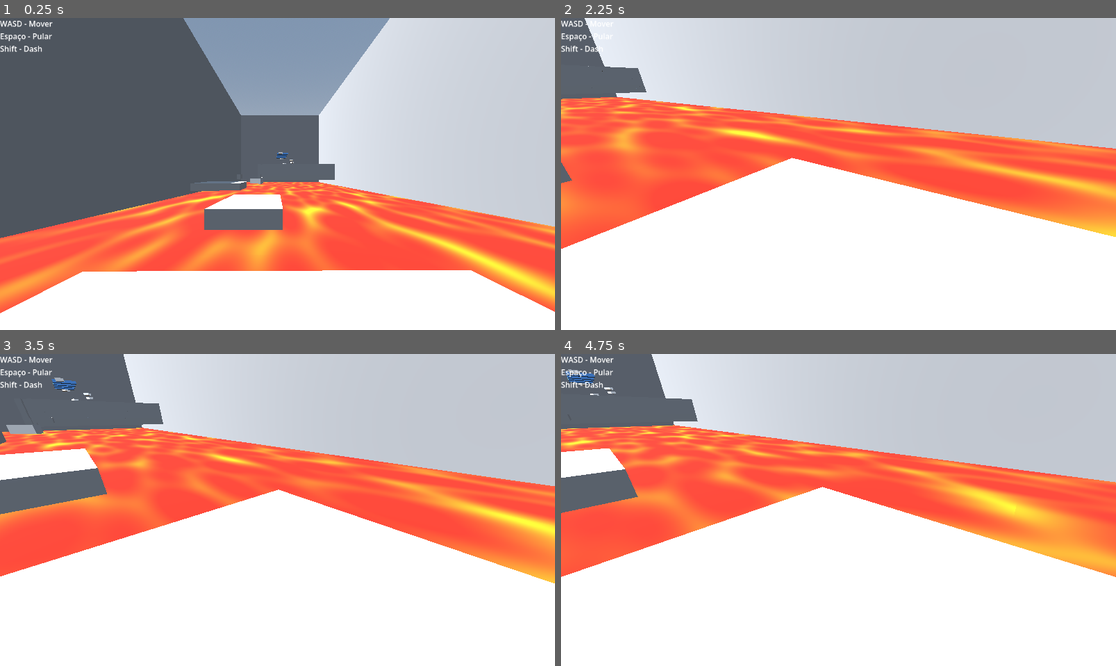
Above: before the commit, frames 1-4 (two rows, left to right).
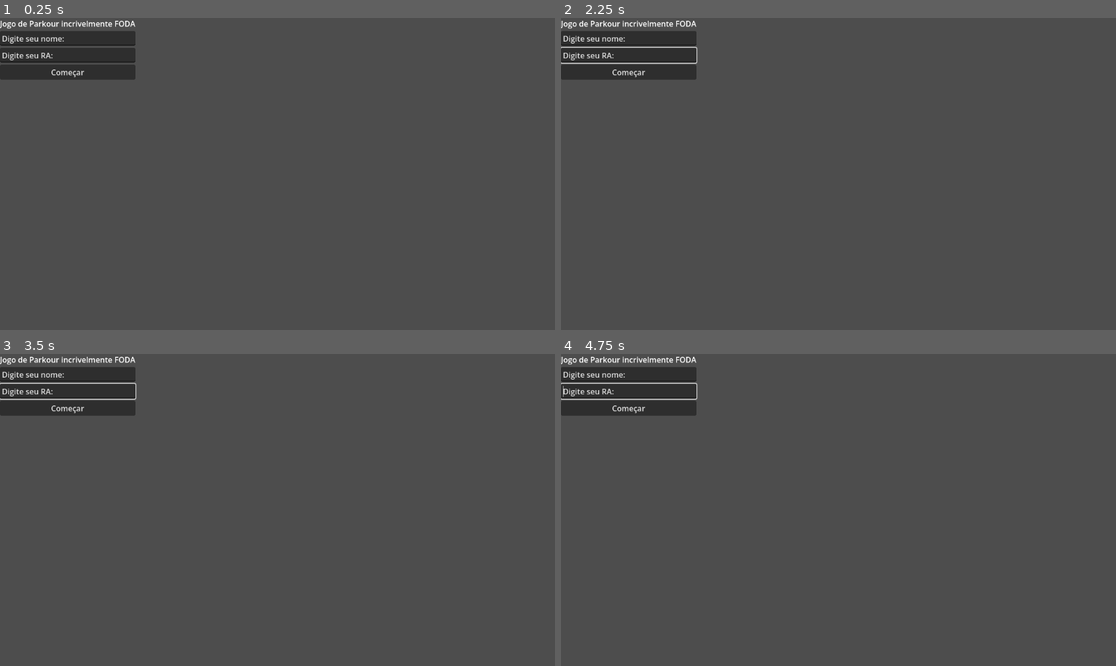
Above: after the commit, the same moments.

Repository: Hugouououo/UniGames
Game: Godot game, scene res://menu.tscn
The game is run twice, just before and just after one commit, with the same random seed, the same clock (stepped at 60 frames per second) and the same inputs. Before the commit the project starts from res://principal.tscn.
Inputs (mouse positions are in pixels of both pictures, inside the frame that each line leads up to):
- Up to frame 1 (0.25 s): no input
- Up to frame 2 (2.25 s): click (627, 71) at 0.5 s, where only the run after the commit has a clickable "Começar"; click (627, 71) at 1.25 s, where only the run after the commit has a clickable "Começar"; tap Enter (ui_accept) at 2 s; move the mouse to (866, 174) at 2.02 s; hold Up (ui_up) from 2.03 s (still down); tap Shift (dash) at 2.1 s; click (866, 174) at 2.17 s
- Up to frame 3 (3.5 s): keep holding Up (ui_up); tap Enter (ui_accept) at 2.27, 3.02 s; move the mouse to (249, 510) at 2.77 s; tap Shift (dash) at 2.85 s
- Up to frame 4 (4.75 s): keep holding Up (ui_up); move the mouse to (849, 503) at 3.52 s; tap Shift (dash) at 3.6, 4.35 s; move the mouse to (832, 516) at 4.27 s; click (832, 516) at 4.42 s; tap Enter (ui_accept) at 4.52 s

The runs differ from the first frame. In frame 1, 79% of the frame differs, in the area x 0-100%, y 0-100%; in frame 2, 100%; in frame 3, 100%; in frame 4, 100%.
Error after the commit: Parse Error: Cannot use shorthand "get_node()" notation ("$") on a class that isn't a node. (res://button_comecar.gd:2)

Commit message:
Timer e Menu
Fiz o Timer e um menu para iniciar o jogo só falta colocar para iniciar o jogo que irei fazer depois

Diff:
--- /dev/null
+++ b/Global.gd
@@ -0,0 +1,4 @@
+extends Node
+
+var nome = ""
+var ra = ""
--- /dev/null
+++ b/button_comecar.gd
@@ -0,0 +1,9 @@
+func _on_button_pressed():
+	var nome = $VBoxContainer/LineNome.text
+	var ra = $VBoxContainer/LineRA.text
+
+	if nome == "" or ra == "":
+		print("Preencha tudo!")
+		return
+
+	get_tree().change_scene_to_file("res://Principal.tscn")
--- /dev/null
+++ b/interface_controles.gd
@@ -0,0 +1,26 @@
+extends Control
+
+var tempo := 0.0
+var iniciado := false
+
+@onready var label_tempo = $LabelCenter
+
+func _process(delta):
+	if iniciado:
+		tempo += delta
+		label_tempo.text = formatar_tempo(tempo)
+
+func _input(event):
+	if not iniciado and event is InputEventKey and event.pressed:
+		iniciado = true
+
+func resetar():
+	tempo = 0.0
+	iniciado = false
+	label_tempo.text = "00:00:00"
+
+func formatar_tempo(t):
+	var minutos = int(t / 60)
+	var segundos = int(t) % 60
+	var ms = int((t - int(t)) * 100)
+	return "%02d:%02d:%02d" % [minutos, segundos, ms]
--- a/interface_controles.tscn
+++ b/interface_controles.tscn
@@ -1,4 +1,6 @@
 [gd_scene format=3 uid="uid://dgmbmn8hqu8wp"]
+
+[ext_resource type="Script" uid="uid://na3sftb27hqq" path="res://interface_controles.gd" id="1_qow4i"]
 
 [node name="InterfaceControles" type="Control" unique_id=263033336]
 layout_mode = 3
@@ -7,6 +9,7 @@
 anchor_bottom = 1.0
 grow_horizontal = 2
 grow_vertical = 2
+script = ExtResource("1_qow4i")
 
 [node name="LabelEsquerda" type="Label" parent="." unique_id=1388518975]
 layout_mode = 1
@@ -17,3 +20,16 @@
 Espaço - Pular
 Shift - Dash"
 metadata/_edit_use_anchors_ = true
+
+[node name="LabelCenter" type="Label" parent="." unique_id=228983018]
+layout_mode = 1
+anchors_preset = 5
+anchor_left = 0.5
+anchor_right = 0.5
+offset_left = -26.5
+offset_right = 26.5
+offset_bottom = 23.0
+grow_horizontal = 2
+text = "00:00:00"
+horizontal_alignment = 1
+vertical_alignment = 1
--- /dev/null
+++ b/menu.gd
@@ -0,0 +1,23 @@
+extends Control
+
+@onready var input_nome = $VBoxContainer/LineEdit
+@onready var input_ra = $VBoxContainer/LineEdit2
+@onready var botao = $VBoxContainer/Button
+
+func _ready():
+	botao.pressed.connect(_on_botao_pressed)
+
+func _on_botao_pressed():
+	var nome = input_nome.text
+	var ra = input_ra.text
+
+	if nome == "" or ra == "":
+		print("Preencha todos os campos!")
+		return
+
+	# Salvar dados (global)
+	Global.nome = nome
+	Global.ra = ra
+
+	# Trocar de cena
+	get_tree().change_scene_to_file("res://principal.tscn")
--- /dev/null
+++ b/menu.tscn
@@ -0,0 +1,32 @@
+[gd_scene format=3 uid="uid://deag23mkx0s6o"]
+
+[ext_resource type="Script" uid="uid://quywqtb8f35c" path="res://button_comecar.gd" id="1_lti8b"]
+
+[node name="Menu" type="Control" unique_id=183981303]
+layout_mode = 3
+anchors_preset = 0
+offset_right = 40.0
+offset_bottom = 40.0
+
+[node name="VBoxContainer" type="VBoxContainer" parent="." unique_id=1669772939]
+layout_mode = 0
+offset_right = 40.0
+offset_bottom = 40.0
+alignment = 1
+
+[node name="LabelTitulo" type="Label" parent="VBoxContainer" unique_id=903782371]
+layout_mode = 2
+text = "Jogo de Parkour incrivelmente FODA"
+
+[node name="LineNome" type="LineEdit" parent="VBoxContainer" unique_id=2057955113]
+layout_mode = 2
+text = "Digite seu nome:"
+
+[node name="LineRA" type="LineEdit" parent="VBoxContainer" unique_id=770813102]
+layout_mode = 2
+text = "Digite seu RA:"
+
+[node name="ButtonComecar" type="Button" parent="VBoxContainer" unique_id=1812248784]
+layout_mode = 2
+text = "Começar"
+script = ExtResource("1_lti8b")
--- a/principal.tscn
+++ b/principal.tscn
@@ -149,7 +149,9 @@
 use_collision = true
 mesh = SubResource("BoxMesh_7cuts")
 
-[node name="InterfaceControles" parent="." unique_id=263033336 instance=ExtResource("2_m7tbw")]
+[node name="CanvasLayer2" type="CanvasLayer" parent="." unique_id=1361863849]
+
+[node name="InterfaceControles" parent="CanvasLayer2" unique_id=263033336 instance=ExtResource("2_m7tbw")]
 mouse_filter = 2
 
 [node name="Lava" type="Area3D" parent="." unique_id=1239579926]
@@ -322,7 +324,7 @@
 material = SubResource("StandardMaterial3D_1g4wj")
 
 [node name="CSGMesh3D40" type="CSGMesh3D" parent="." unique_id=1189633946]
-transform = Transform3D(1.0318615, 0, -1.971077, 0, 1, 0, 1.8344766, 0, 1.1086967, 159.0192, 14.474244, 4.6215734)
+transform = Transform3D(1.0318615, 0, -1.971077, 0, 1, 0, 1.8344766, 0, 1.1086967, 163.91156, 14.474244, 1.86971)
 use_collision = true
 mesh = SubResource("BoxMesh_ep5lw")
 material = SubResource("StandardMaterial3D_1g4wj")
--- a/project.godot
+++ b/project.godot
@@ -11,9 +11,13 @@
 [application]
 
 config/name="UniGames"
-run/main_scene="res://principal.tscn"
+run/main_scene="uid://deag23mkx0s6o"
 config/features=PackedStringArray("4.6", "GL Compatibility")
 config/icon="res://icon.svg"
+
+[autoload]
+
+Global="*uid://c24a3fmeilnc5"
 
 [input]
 
--- a/timer_manager.gd
+++ b/timer_manager.gd
@@ -0,0 +1,33 @@
+extends Node
+
+var timer_started := false
+var time_elapsed := 0.0
+
+@export var label: Label
+
+func _process(delta):
+	if timer_started:
+		time_elapsed += delta
+
+		if label:
+			label.text = format_time(time_elapsed)
+
+func _input(event):
+	if not timer_started and event is InputEventKey and event.pressed:
+		timer_started = true
+
+func stop_timer():
+	timer_started = false
+
+func reset_timer():
+	time_elapsed = 0.0
+	timer_started = false
+
+	if label:
+		label.text = "00:00:00"
+
+func format_time(t):
+	var minutes = int(t / 60)
+	var seconds = int(t) % 60
+	var ms = int((t - int(t)) * 100)
+	return "%02d:%02d:%02d" % [minutes, seconds, ms]
Not shown, added: Global.gd.uid
Not shown, added: button_comecar.gd.uid
Empty file added: final.gd
Not shown, added: final.gd.uid
Not shown, added: interface_controles.gd.uid
Not shown, added: menu.gd.uid
